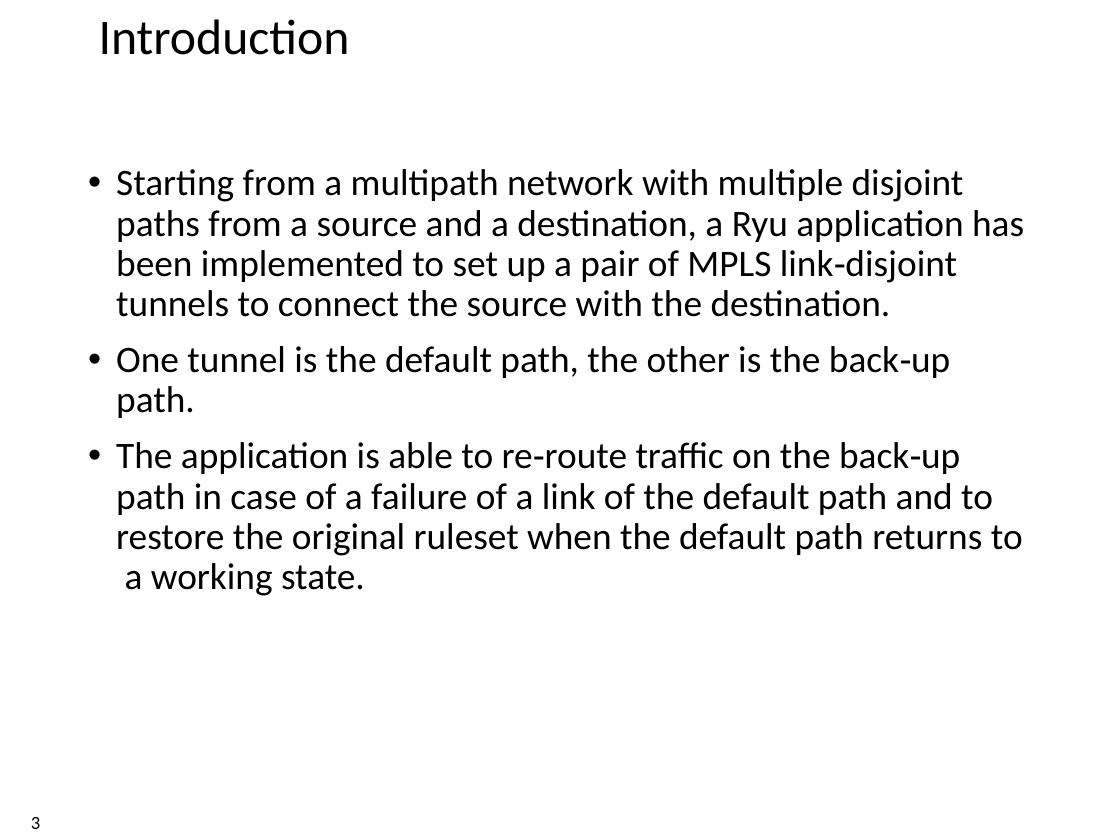
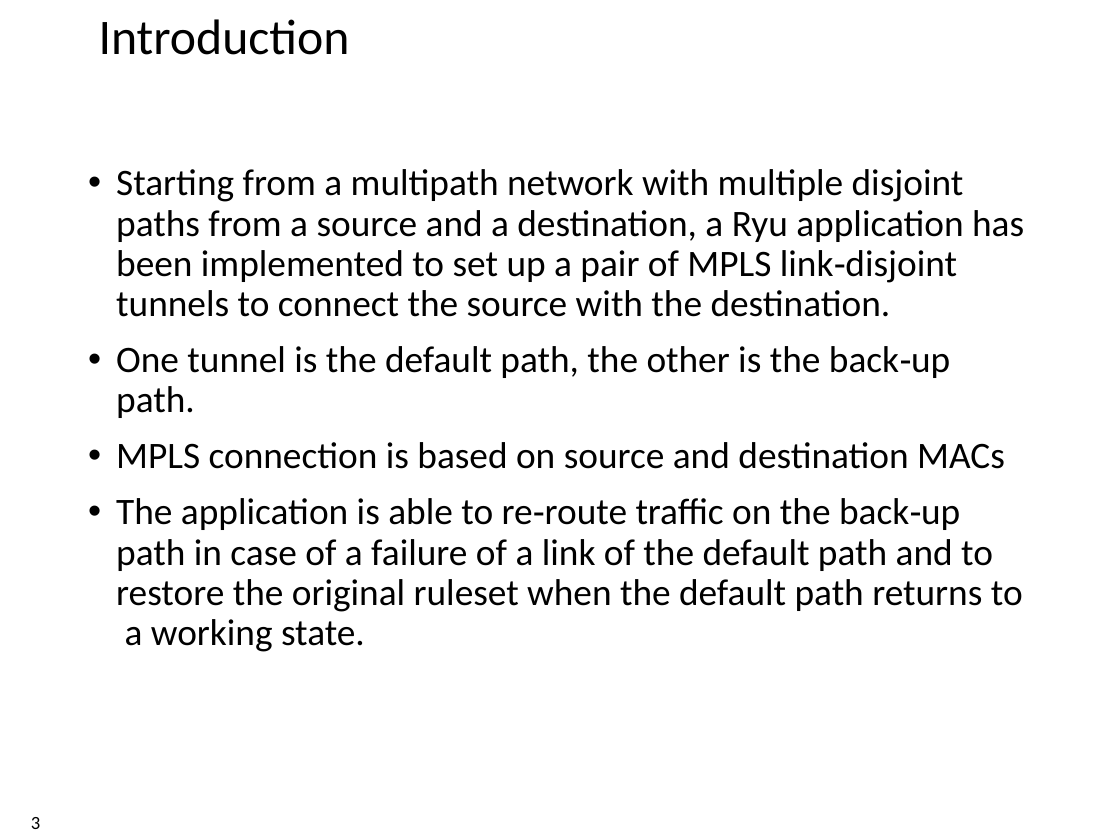
Before and after one commit to xdl907/switching-and-routing-project, a slide deck: slide 3 of template_project_exam__1_.pptx. Drawn at 1120x840 pixels with LibreOffice and Linux fonts; fonts in the diff are those of the drawing; background and template pictures are left out. Boxes give left, top, right and bottom in pixels: in the first picture for what was removed or moved away, otherwise in the second. Text is boxed around its words. In the diff, an @@ line names an element or a change of style, - is before the commit and + after.

```diff
--- a/template_project_exam__1_.pptx
+++ b/template_project_exam__1_.pptx
@@ text at (116,442,1005,469): paragraph added @@
+• MPLS connection is based on source and destination MACs
```
Also in this commit, not shown: 4 other slides changed, 3 slides added, 1 slide removed.
